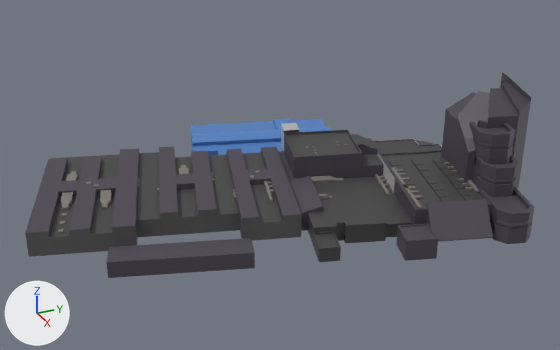
Two versions of the OBJ model BU-Codejam/Assets/University Assets/Talbot Campus/Student Centre/published/studentcentre_model_published.obj, one commit apart.
Rendered twice from a camera (50 mm lens) standing at (235.1, -293.7, 133.3) and looking at (-5.8, -185.3, 12.9). The lights are fixed; the arrows at lower left show +X, +Y and +Z. Where no turn or scale is listed for an object, it has been applied to the vertices. Vertices at the same position are counted once.

Objects in the first picture: 'Metal_blocks', 'SUBU_extra'.
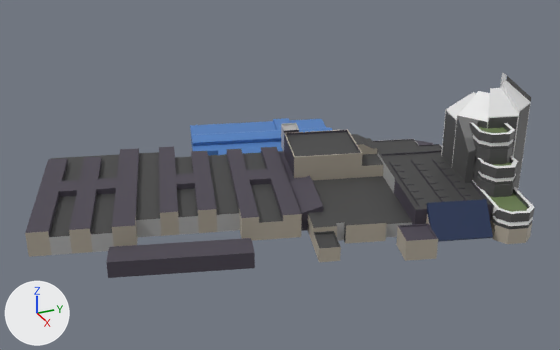
Commit message: subu building

Diff of the bpy script that builds the scene:
```diff
--- a/BU-Codejam/Assets/University Assets/Talbot Campus/Student Centre/published/studentcentre_model_published.obj.py
+++ b/BU-Codejam/Assets/University Assets/Talbot Campus/Student Centre/published/studentcentre_model_published.obj.py
@@ mat_m_subu_wall3 @@
+mat_m_subu_wall3 = principled_material('M_subu_wall3')
+mat_m_subu_wall3.base_color = (0.446, 0.4, 0.328)  # grey #b2aa9b
@@ mat_m_subu_green @@
+mat_m_subu_green = principled_material('M_subu_green')
+mat_m_subu_green.base_color = (0.155, 0.219, 0.0906)  # green #6e8155
@@ mat_m_subu_window @@
+mat_m_subu_window = principled_material('M_subu_window')
+mat_m_subu_window.base_color = (0.0887, 0.0887, 0.0887)  # dark grey #545454
@@ mat_m_subu_roof3 @@
+mat_m_subu_roof3 = principled_material('M_subu_roof3')
+mat_m_subu_roof3.base_color = (0.8, 0.8, 0.8)  # white #e7e7e7
@@ mat_m_subu_solar @@
+mat_m_subu_solar = principled_material('M_subu_solar')
+mat_m_subu_solar.base_color = (0.0104, 0.0261, 0.0826)  # dark blue #1a2d51
@@ me_subu_extra @@
-me_subu_extra.from_pydata(...)  # 1247 vertices, 2278 faces; spans x -81.0..58.0, y -278.0..-92.0, z 2.0..47.0
+me_subu_extra.from_pydata(...)  # 1331 vertices, 2362 faces; spans x -81.0..58.0, y -278.0..-92.0, z 2.0..47.0
+# me_subu_extra part 1
+# 87 faces are deleted
+# 79 vertices are added at x -41.0..28.0, y -171.0..-92.0, z 2.0..39.0
+# 5 new vertices lie (10.0, -2.0, 0.0) away from vertices in x 4.0, y -120.0, z 2.0..32.0
+# 2 new faces join them, mat_m_subu_roof1 (dark grey #494450)
+# 15 new faces join them, mat_m_subu_wall2 (grey #b2b2b2)
+# 54 new faces join them, mat_m_subu_window (dark grey #545454)
+# 100 new faces join them, mat_m_subu_roof3 (white #e7e7e7)
+# me_subu_extra part 2: 115 faces spanning x -42.0..58.0, y -210.0..-109.0, z 2.0..17.0 switch from mat_m_subu_roof1 (dark grey #494450) to mat_m_subu_wall3 (grey #b2aa9b)
+# me_subu_extra part 3: 16 faces spanning x 39.0..55.0, y -154.0..-131.0, z 5.0..15.0 switch from mat_m_subu_roof1 (dark grey #494450) to mat_m_subu_solar (dark blue #1a2d51)
+# me_subu_extra part 4: 356 faces spanning x -2.0..58.0, y -130.0..-92.0, z 2.0..39.0 switch from mat_m_subu_roof1 (dark grey #494450) to mat_m_subu_window (dark grey #545454)
+# me_subu_extra part 5: 145 faces spanning x -2.0..58.0, y -130.0..-98.0, z 9.0..47.0 switch from mat_m_subu_roof1 (dark grey #494450) to mat_m_subu_roof3 (white #e7e7e7)
+# me_subu_extra part 6: 14 faces spanning x 22.0..56.0, y -129.0..-110.0, z 12.0..31.0 switch from mat_m_subu_roof1 (dark grey #494450) to mat_m_subu_green (green #6e8155)
+# me_subu_extra part 7: 20 faces spanning x -65.0..9.0, y -271.0..-193.0, z 2.0..9.0 switch from mat_m_subu_wall1 (dark grey #575757) to mat_m_subu_wall2 (grey #b2b2b2)
+# me_subu_extra part 8: 74 faces spanning x -67.0..23.0, y -278.0..-173.0, z 2.0..11.0 switch from mat_m_subu_wall1 (dark grey #575757) to mat_m_subu_wall3 (grey #b2aa9b)
+# me_subu_extra part 9: 6 faces spanning x 30.0..39.0, y -181.0..-151.0, z 2.0..9.0 switch from mat_m_subu_roof2 (black #434343) to mat_m_subu_wall2 (grey #b2b2b2)
+# me_subu_extra part 10: 27 faces spanning x -4.0..42.0, y -192.0..-165.0, z 2.0..9.0 switch from mat_m_subu_roof2 (black #434343) to mat_m_subu_wall3 (grey #b2aa9b)
 me_subu_extra.materials.append(mat_m_subu_blue)
+me_subu_extra.materials.append(mat_m_subu_window2)  # blue #667f9e
@@ ob_metal_blocks @@
-ob_metal_blocks = bpy.data.objects.new('Metal_blocks', me_metal_blocks)
```

Boxes (x1, y1, x2, y2) around the edits, measured in the pictures (560 x 350 px):
'Metal_blocks', deleted: before (58, 141, 479, 233)
part 1 of me_subu_extra, built on: (281, 76, 531, 189) in both
part 2 of me_subu_extra, recoloured (black to grey): (239, 130, 532, 261) in both
part 3 of me_subu_extra, recoloured (grey to blue): (426, 199, 493, 242) in both
part 4 of me_subu_extra, recoloured (black to grey): (452, 104, 535, 229) in both
part 5 of me_subu_extra, recoloured (grey to white): (446, 72, 534, 226) in both
part 6 of me_subu_extra, recoloured (grey to green): (478, 127, 528, 212) in both
part 7 of me_subu_extra, recoloured (black to grey): (49, 213, 240, 255) in both
part 8 of me_subu_extra, recoloured (black to grey): (25, 209, 302, 257) in both
part 9 of me_subu_extra, recoloured (black to grey): (336, 222, 412, 241) in both
part 10 of me_subu_extra, recoloured (black to grey): (308, 215, 387, 262) in both
